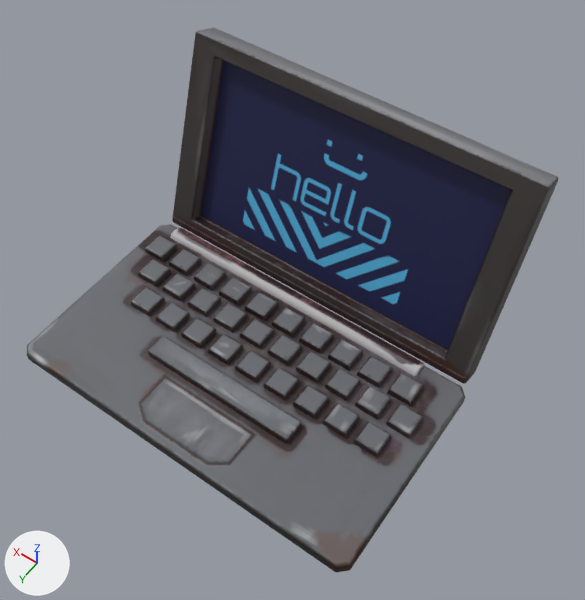
The glTF model public/3d.glb as it was, and as the next commit left it.
Camera for both pictures: a 50 mm camera at (-18.4, 19.1, 35.4) aimed at (-4.4, -0.5, 4.6). Lighting does not change. The marker at lower left points along +X, +Y and +Z. Where no turn or scale is listed for an object, it has been applied to the vertices.
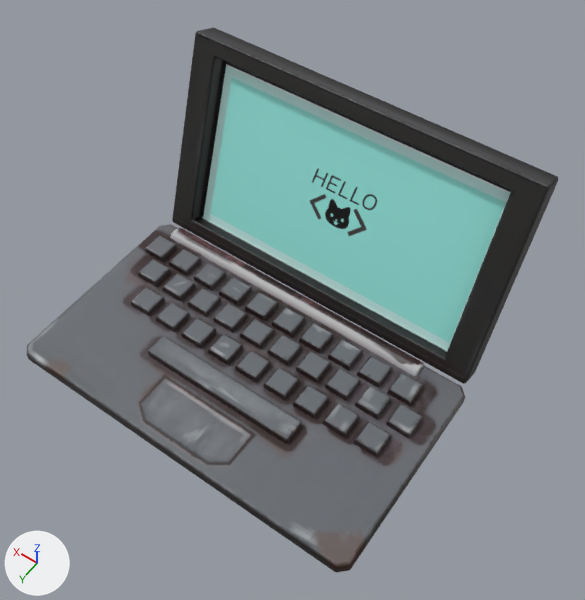
Location of each change, [x1, y1, x2, y2] in pixels of the pictures (585 x 600 px):
'Cube', recoloured
    both: [172, 27, 558, 382]

The change, as a diff of the scene's bpy script:
```diff
--- a/public/3d.glb.py
+++ b/public/3d.glb.py
@@ img_laptoptextureedit_base @@
+img_laptoptextureedit_base = load_image('laptoptextureEdit-BASE', '_unpacked/laptoptextureEdit-BASE', 2048, 2048, 'sRGB')
@@ mat_material_008 @@
+mat_material_008 = principled_material('Material.008')
+mat_material_008.texture = img_laptoptextureedit_base
@@ me_cube_024 @@
 me_cube_024.from_pydata(...)  # 48 vertices, 92 faces; spans x -9.8..9.8, y -5.4..0.3, z -0.3..11.0
-me_cube_024.materials.append(mat_material_001)  # picture img_laptop_lp_defaultmaterial_basecolor
+me_cube_024.materials.append(mat_material_008)  # picture img_laptoptextureedit_base
```
